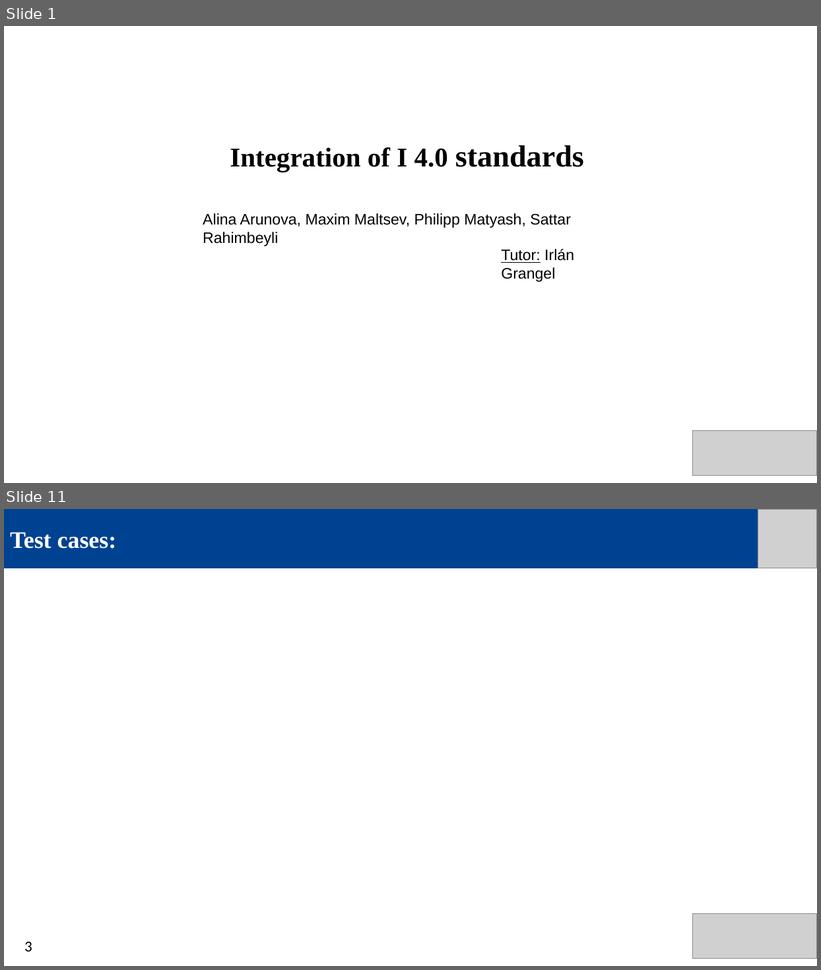
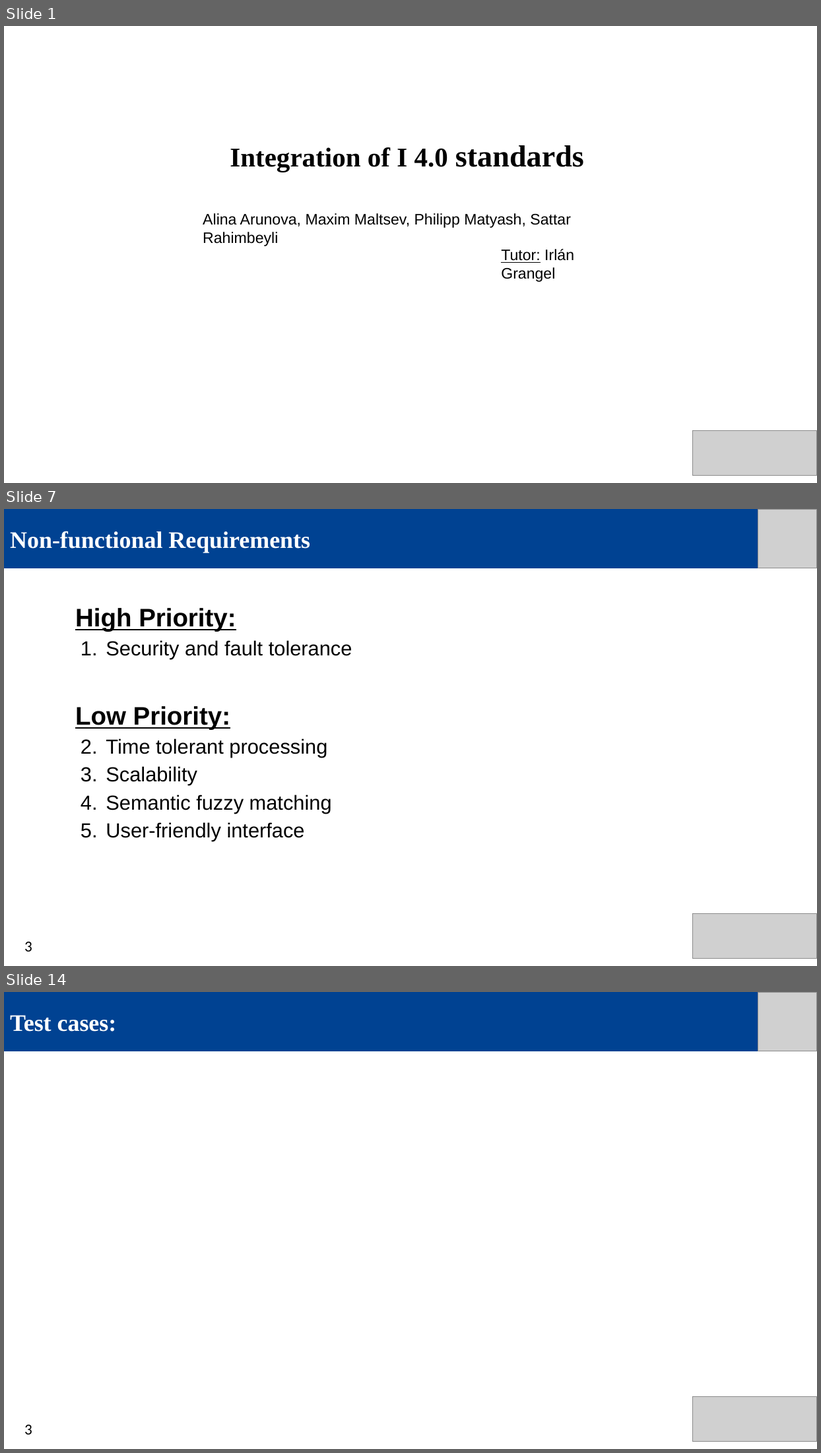
Before and after one commit to IntegrationI40StandardsSemLab/Integration-I4.0, a slide deck: Presentations/Final presentation/Final presentation.pptx. Shown one above the other, each under a label of ours: slides 1 and 11 before the commit, slides 1, 7 and 14 after it; the slides between them are not shown. The pictures are 821x970 and 821x1453 pixels, drawn with LibreOffice and Linux fonts; fonts in the diff are those of the drawing; grey boxes stand for pictures. Boxes give left, top, right and bottom in pixels: in the first picture for what was removed or moved away, otherwise in the second. Text is boxed around its words. In the diff, an @@ line names an element or a change of style, - is before the commit and + after.

```diff
--- a/Presentations/Final presentation/Final presentation.pptx
+++ b/Presentations/Final presentation/Final presentation.pptx
@@ slide 7 added at (4, 509, 817, 966), background #FFFFFF @@
@@ rectangle added at (4, 509, 758, 568), fill #004292, 28 pt, text #FFFFFF, bold @@
+Non-functional Requirements
@@ picture added at (758, 509, 817, 568) @@
@@ text added at (75, 608, 352, 842), 24 pt, text #000000 @@
+High Priority:
+1. Security and fault tolerance
+Low Priority:
+1. Time tolerant processing
+2. Scalability
+3. Semantic fuzzy matching
+4. User-friendly interface
@@ picture added at (692, 914, 817, 958) @@
@@ text added at (24, 942, 32, 952), 18 pt, text #000000 @@
+3
@@ what was slide 11 is now slide 14 @@
```
Also in this commit, not shown: 3 slides changed, 8 other slides added, 6 slides removed, 1 other file.
